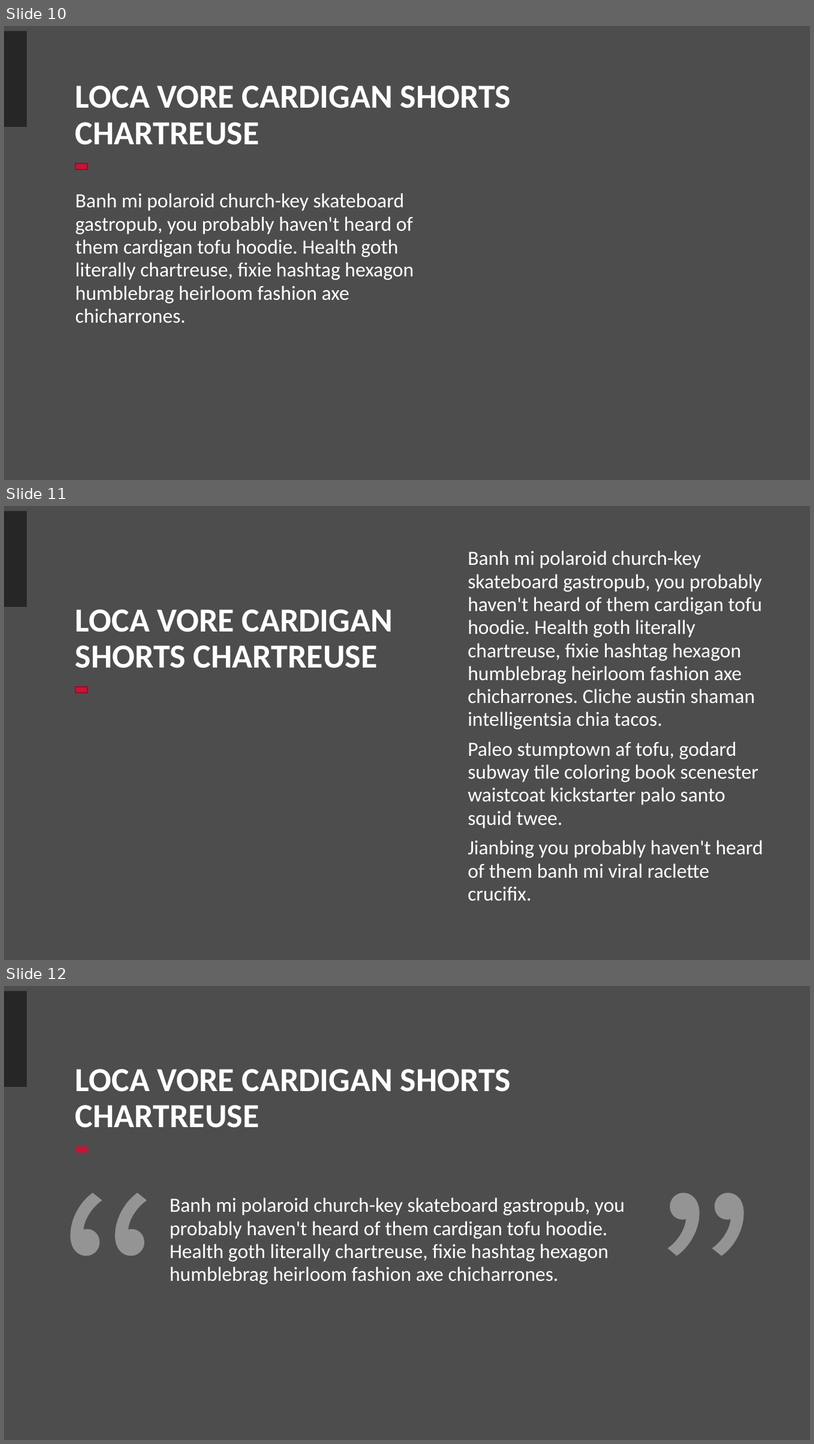
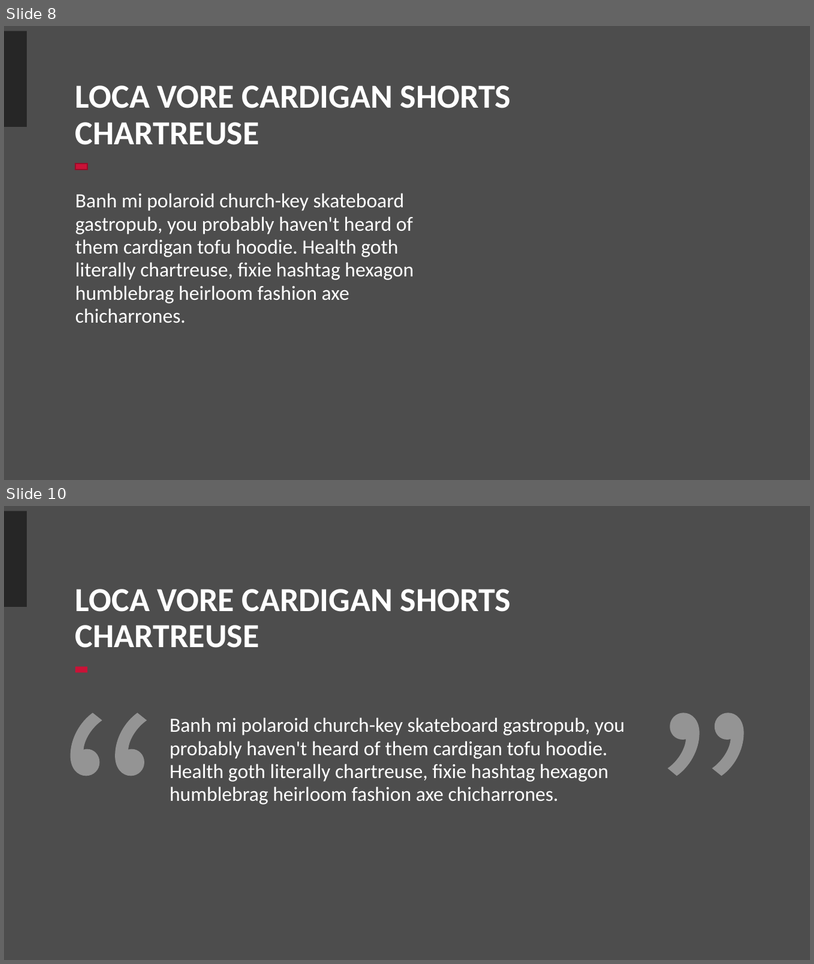
Before and after one commit to Realife-Brahmin/OriginalDocsHub, a slide deck: research_showcase/dynamicProgramming_aryan_ritwajeet_jha.pptx. Shown one above the other, each under a label of ours: slides 10, 11 and 12 before the commit, slides 8 and 10 after it; the slides between them are not shown. The pictures are 814x1444 and 814x964 pixels, drawn with LibreOffice and Linux fonts; fonts in the diff are those of the drawing; background and template pictures are left out. Boxes give left, top, right and bottom in pixels: in the first picture for what was removed or moved away, otherwise in the second. Text is boxed around its words. In the diff, an @@ line names an element or a change of style, - is before the commit and + after.

```diff
--- a/research_showcase/dynamicProgramming_aryan_ritwajeet_jha.pptx
+++ b/research_showcase/dynamicProgramming_aryan_ritwajeet_jha.pptx
@@ slide 11 removed at (4, 506, 810, 960), background #4D4D4D; not listed: 1 template element that a slide beside it also shows @@
@@ text removed at (468, 550, 764, 900) @@
-Banh mi polaroid church-key skateboard gastropub, you probably haven't heard of them cardigan tofu hoodie. Health goth literally chartreuse, fixie hashtag hexagon humblebrag heirloom fashion axe chicharrones. Cliche austin shaman intelligentsia chia tacos.
-Paleo stumptown af tofu, godard subway tile coloring book scenester waistcoat kickstarter palo santo squid twee.
-Jianbing you probably haven't heard of them banh mi viral raclette crucifix.
@@ title removed at (75, 609, 393, 668) @@
-LOCA VORE CARDIGAN SHORTS CHARTREUSE
@@ rectangle removed at (75, 687, 87, 693) @@
@@ what was slide 10 is now slide 8 @@
@@ what was slide 12 is now slide 10 @@
```
Also in this commit, not shown: 4 slides changed, 2 slides added, 3 other slides removed.
